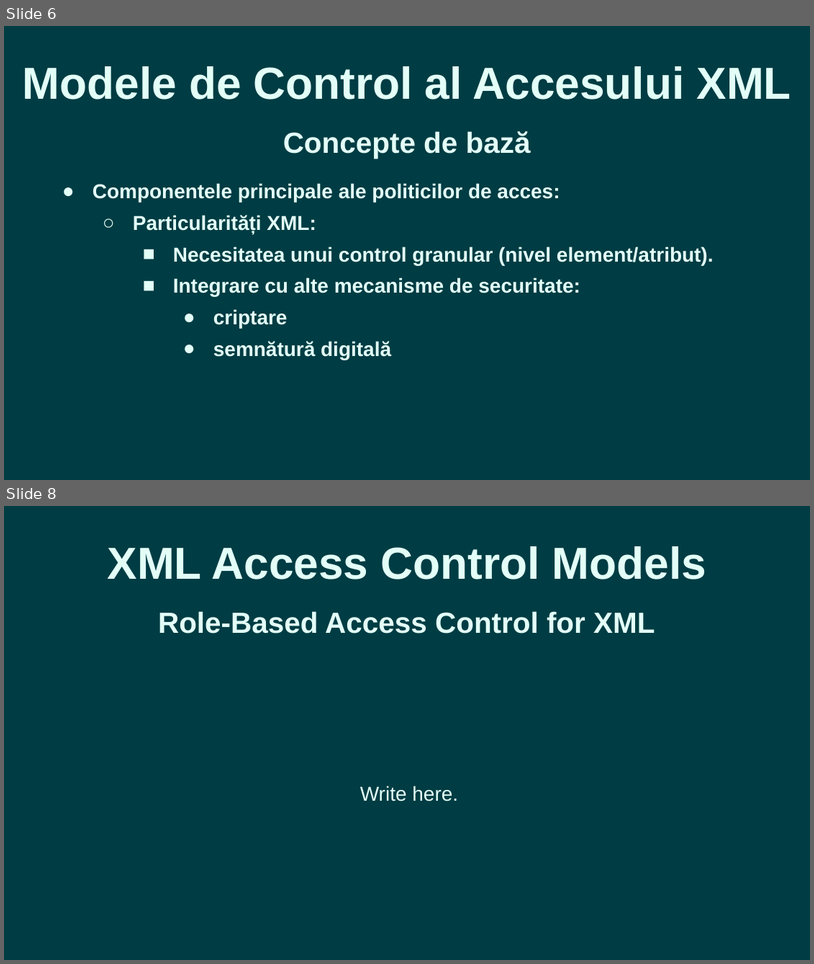
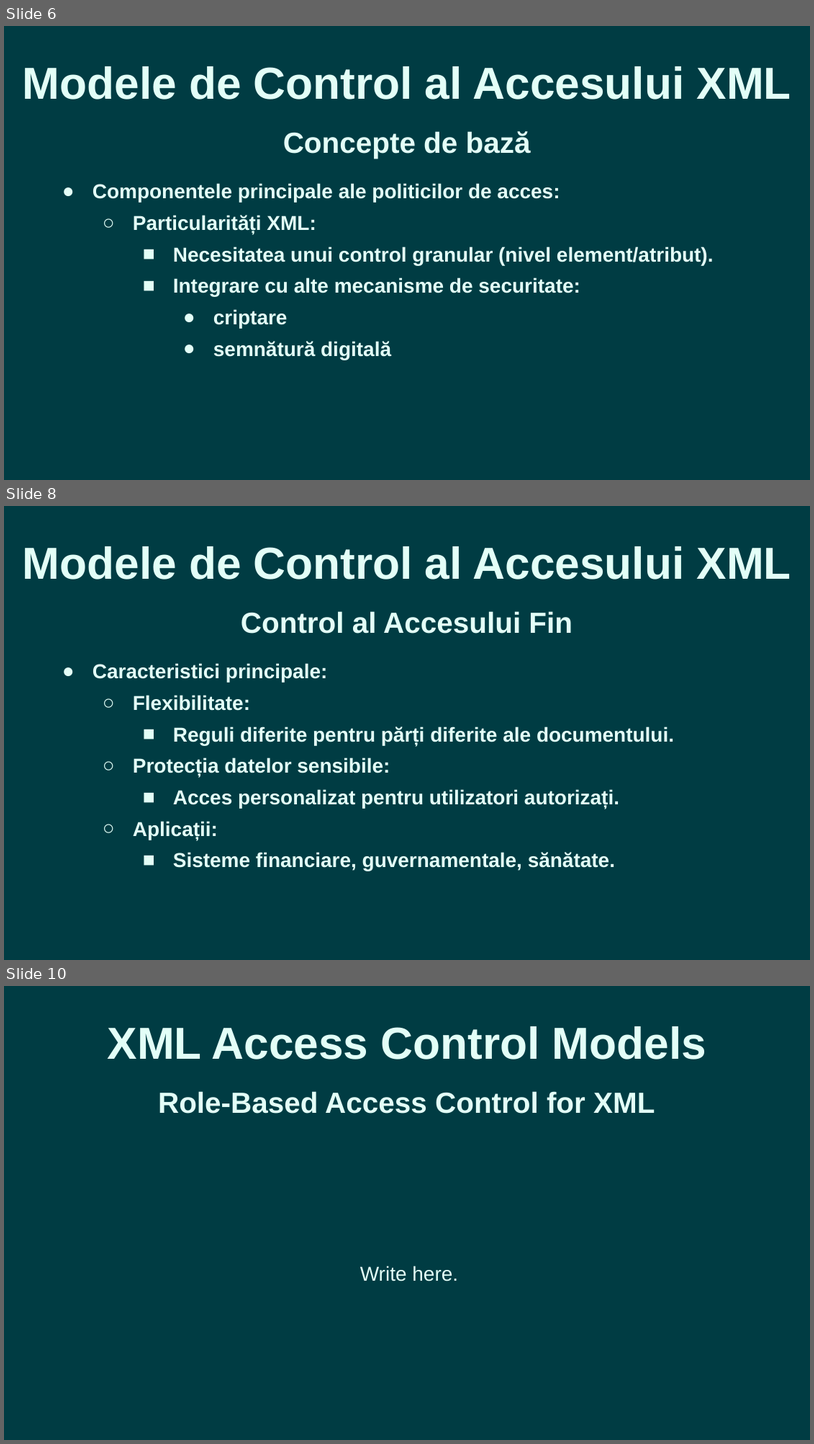
Before and after one commit to romantudorofficial/University_InformationSecurity, a slide deck: Access Control for XML - Presentation.pptx. Shown one above the other, each under a label of ours: slides 6 and 8 before the commit, slides 6, 8 and 10 after it; the slides between them are not shown. The pictures are 814x964 and 814x1444 pixels, drawn with LibreOffice and Linux fonts; fonts in the diff are those of the drawing. Boxes give left, top, right and bottom in pixels: in the first picture for what was removed or moved away, otherwise in the second. Text is boxed around its words. In the diff, an @@ line names an element or a change of style, - is before the commit and + after.

Commit message:
Added Fine-Grained Access Control
I have added the Fine-Grained Access Control subchapter.

```diff
--- a/Access Control for XML - Presentation.pptx
+++ b/Access Control for XML - Presentation.pptx
@@ slide 8 added at bbox=[4, 506, 810, 960], background #003C43 @@
@@ text added at bbox=[23, 546, 792, 579], 40 pt, text #E3FEF7, bold @@
+Modele de Control al Accesului XML
@@ text added at bbox=[241, 611, 573, 633], 26 pt, text #E3FEF7, bold @@
+Control al Accesului Fin
@@ text added at bbox=[93, 663, 674, 871], 18 pt, text #E3FEF7, bold @@
+● Caracteristici principale:
+  ○ Flexibilitate:
+    ■ Reguli diferite pentru părți diferite ale documentului.
+  ○ Protecția datelor sensibile:
+    ■ Acces personalizat pentru utilizatori autorizați.
+  ○ Aplicații:
+    ■ Sisteme financiare, guvernamentale, sănătate.
@@ what was slide 8 is now slide 10 @@
```
Also in this commit, not shown: 2 other slides added, 1 slide removed, 3 other files.
